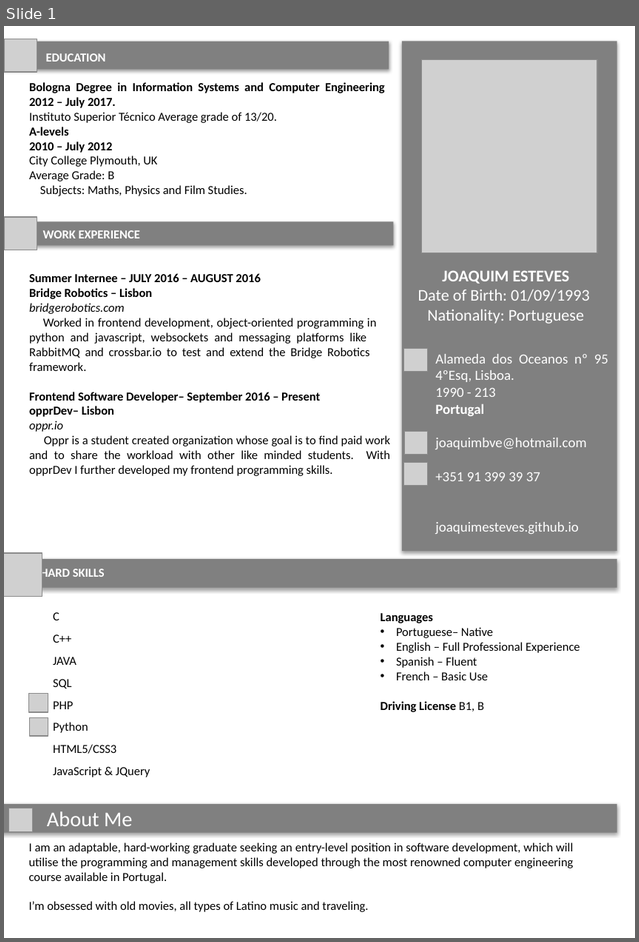
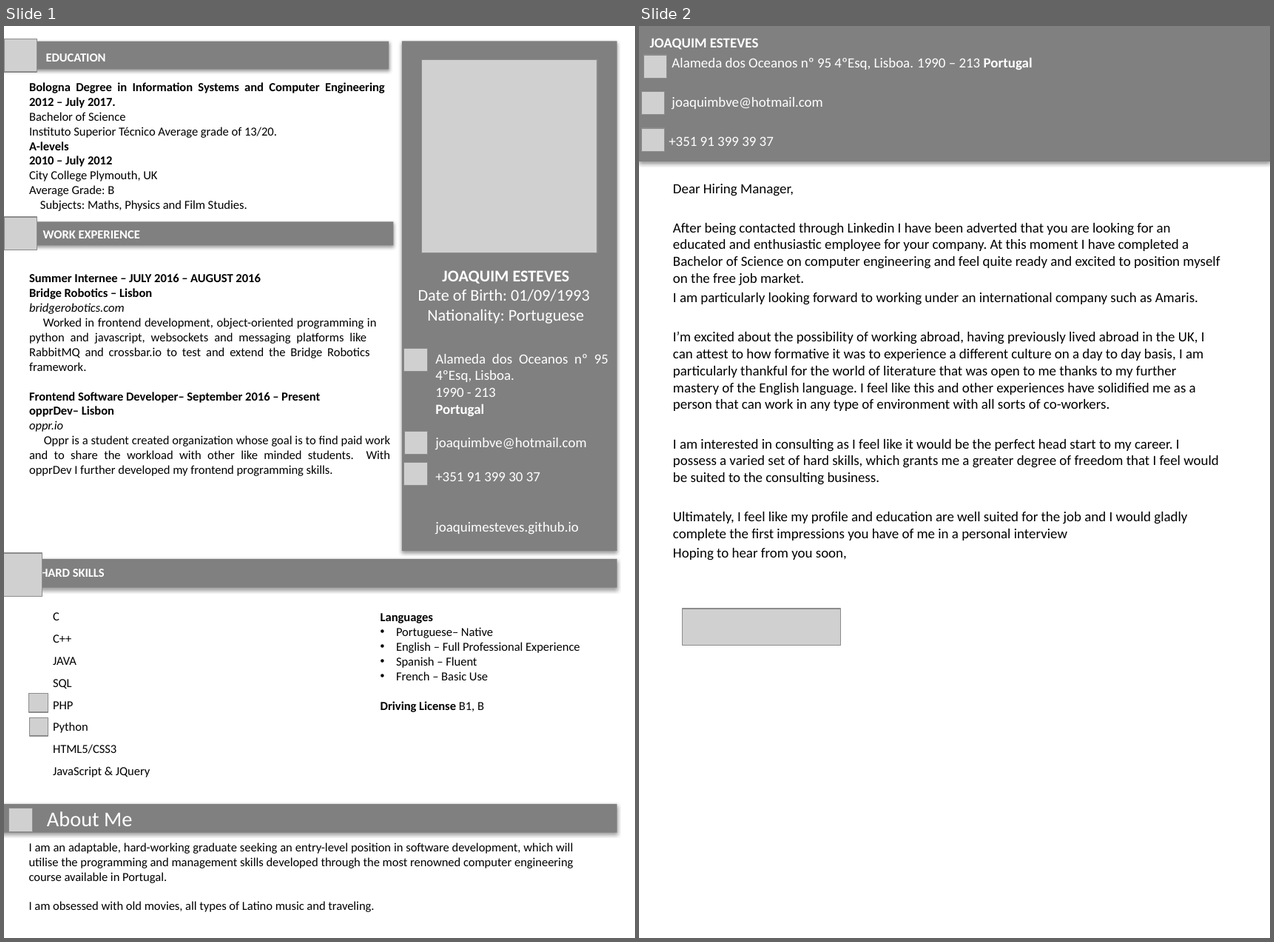
Before and after one commit to JoaquimEsteves/JoaquimEsteves.github.io, a slide deck: CV MC.pptx. Shown side by side, each under a label of ours: slide 1 before the commit, slides 1 and 2 after it. The pictures are 639x942 and 1274x942 pixels, drawn with LibreOffice and Linux fonts; fonts in the diff are those of the drawing; grey boxes stand for pictures; background and template pictures are left out. Boxes give left, top, right and bottom in pixels: in the first picture for what was removed or moved away, otherwise in the second. Text is boxed around its words. In the diff, an @@ line names an element or a change of style, - is before the commit and + after.

```diff
--- a/CV MC.pptx
+++ b/CV MC.pptx
@@ slide 2 added at (639,26,1270,938), background #FFFFFF @@
@@ rectangle added at (639,26,1270,161), fill #808080 @@
@@ text added at (650,38,1033,146), 12 pt, text #FFFFFF @@
+JOAQUIM ESTEVES
+Alameda dos Oceanos nº 95 4ºEsq, Lisboa. 1990 – 213 Portugal
+joaquimbve@hotmail.com
++351 91 399 39 37
@@ picture added at (644,55,668,79) @@
@@ picture added at (641,92,665,116) @@
@@ picture added at (641,128,665,151) @@
@@ text added at (673,184,1220,560), 12 pt, text #000000 @@
+Dear Hiring Manager,
+After being contacted through Linkedin I have been adverted that you are looking for an educated and enthusiastic employee for your company. At this moment I have completed a Bachelor of Science on computer engineering and feel quite ready and excited to position myself on the free job market.
+I am particularly looking forward to working under an international company such as Amaris.
+I’m excited about the possibility of working abroad, having previously lived abroad in the UK, I can attest to how formative it was to experience a different culture on a day to day basis, I am particularly thankful for the world of literature that was open to me thanks to my further mastery of the English language. I feel like this and other experiences have solidified me as a person that can work in any type of environment with all sorts of co-workers.
+I am interested in consulting as I feel like it would be the perfect head start to my career. I possess a varied set of hard skills, which grants me a greater degree of freedom that I feel would be suited to the consulting business.
+Ultimately, I feel like my profile and education are well suited for the job and I would gladly complete the first impressions you have of me in a personal interview
+Hoping to hear from you soon,
@@ picture added at (682,608,840,645) @@
@@ slide 1 changed as well @@
@@ text at (29,112,125,121): paragraph added @@
+Bachelor of Science
@@ text at (435,472,540,481): text changed @@
-+351 91 399 39 37
++351 91 399 30 37
@@ text at (29,901,374,912): text changed @@
-I’m obsessed with old movies, all types of Latino music and traveling.
+I am obsessed with old movies, all types of Latino music and traveling.
```
Also in this commit, not shown: 1 other slide added, 5 other files.
